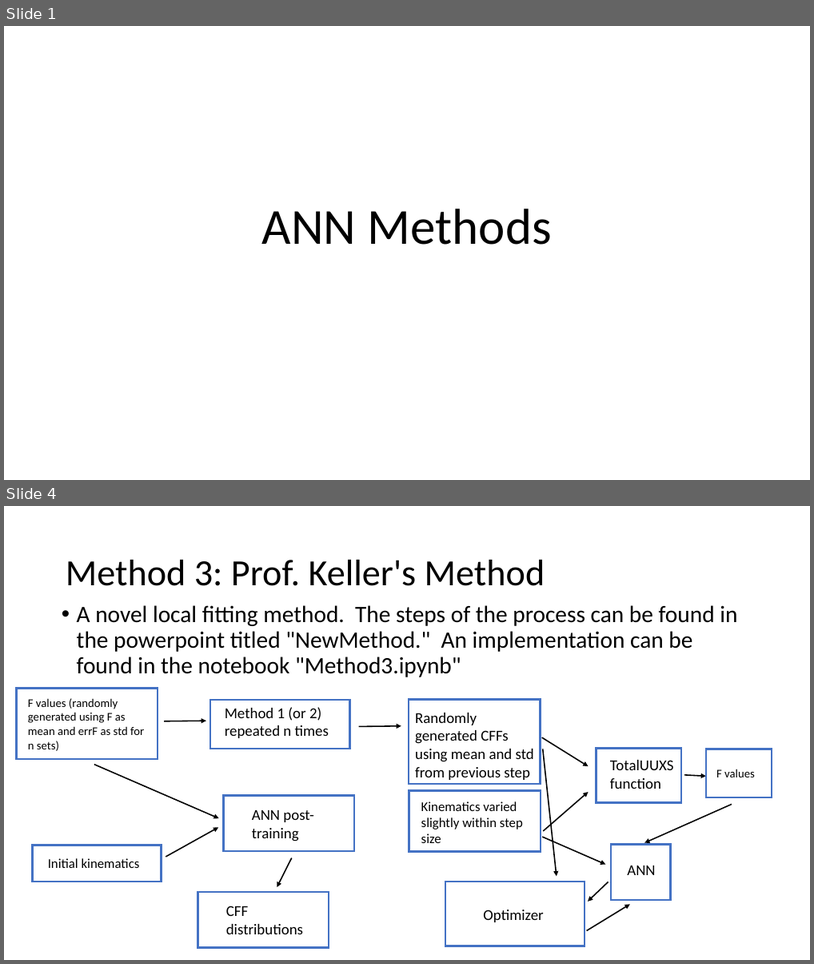
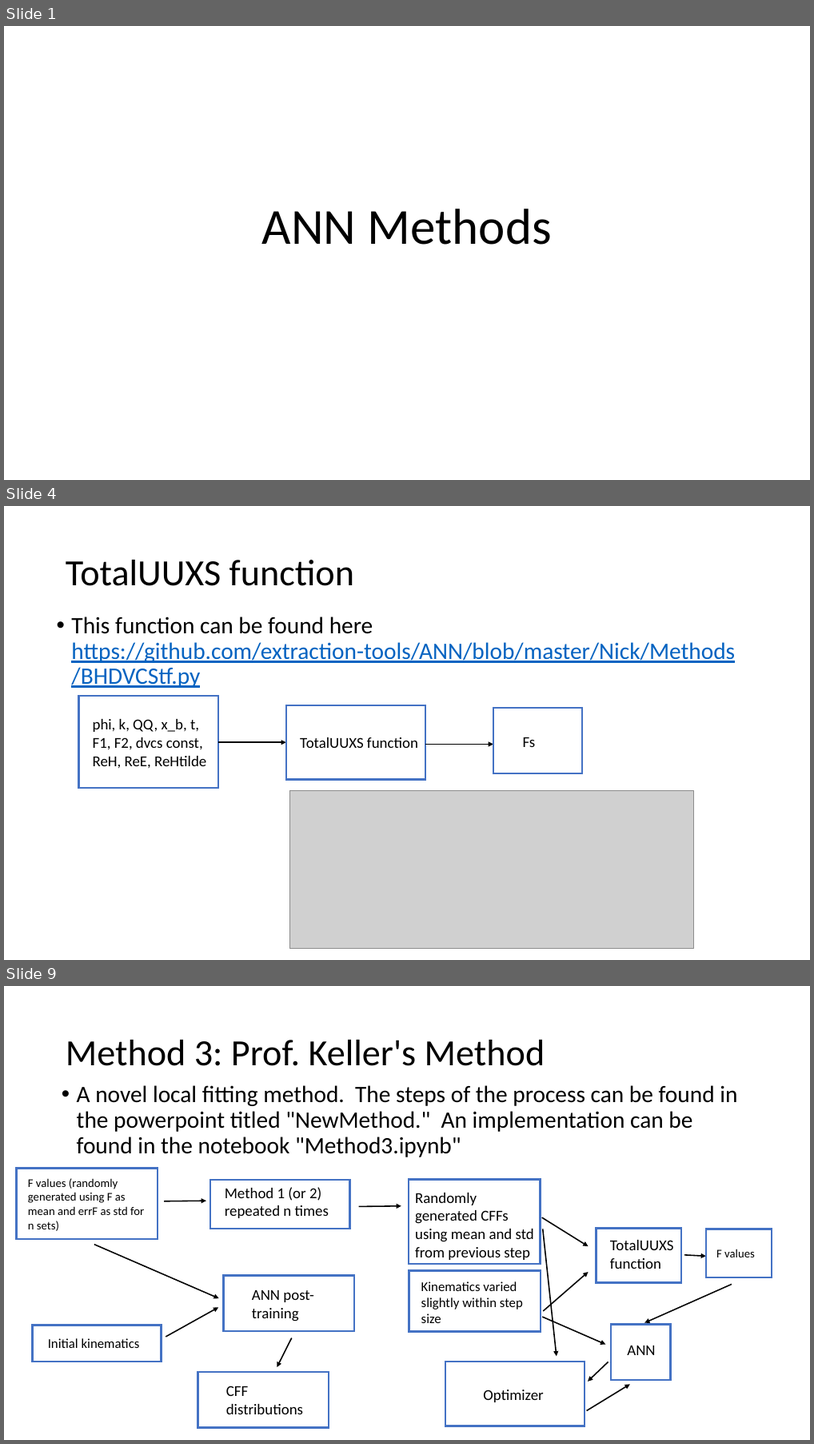
Before and after one commit to extraction-tools/ANN, a slide deck: Nick/ANNMethods.pptx. Shown one above the other, each under a label of ours: slides 1 and 4 before the commit, slides 1, 4 and 9 after it; the slides between them are not shown. The pictures are 814x964 and 814x1444 pixels, drawn with LibreOffice and Linux fonts; fonts in the diff are those of the drawing; grey boxes stand for pictures. Boxes give left, top, right and bottom in pixels: in the first picture for what was removed or moved away, otherwise in the second. Text is boxed around its words. In the diff, an @@ line names an element or a change of style, - is before the commit and + after.

Commit message:
New Function and updated ppt

```diff
--- a/Nick/ANNMethods.pptx
+++ b/Nick/ANNMethods.pptx
@@ slide 4 added at (x1=4, y1=506, x2=810, y2=960), background #FFFFFF @@
@@ title added at (x1=66, y1=560, x2=354, y2=586), 44 pt, text #000000 @@
+TotalUUXS function
@@ text added at (x1=71, y1=616, x2=735, y2=688), 28 pt, text #0563C1, underline @@
+• This function can be found here https://github.com/extraction-tools/ANN/blob/master/Nick/Methods/BHDVCStf.py
@@ rectangle added at (x1=79, y1=696, x2=218, y2=788), fill #FFFFFF, outline #4472C4 2.25 pt @@
@@ text added at (x1=93, y1=719, x2=206, y2=768), 18 pt, text #000000 @@
+phi, k, QQ, x_b, t, F1, F2, dvcs const, ReH, ReE, ReHtilde
@@ rectangle added at (x1=286, y1=705, x2=426, y2=780), fill #FFFFFF, outline #4472C4 2.25 pt @@
@@ rectangle added at (x1=494, y1=708, x2=583, y2=773), fill #FFFFFF, outline #4472C4 2.25 pt @@
@@ arrow added from (218, 743) to (286, 743), #000000 1.5 pt @@
@@ text added at (x1=300, y1=737, x2=418, y2=748), 18 pt, text #000000 @@
+TotalUUXS function
@@ arrow added from (426, 744) to (494, 744), #000000 1.5 pt @@
@@ text added at (x1=523, y1=737, x2=536, y2=747), 18 pt, text #000000 @@
+Fs
@@ picture added at (x1=290, y1=790, x2=694, y2=948) @@
@@ what was slide 4 is now slide 9 @@
```
Also in this commit, not shown: 1 slide changed, 4 other slides added, 7 other files.
